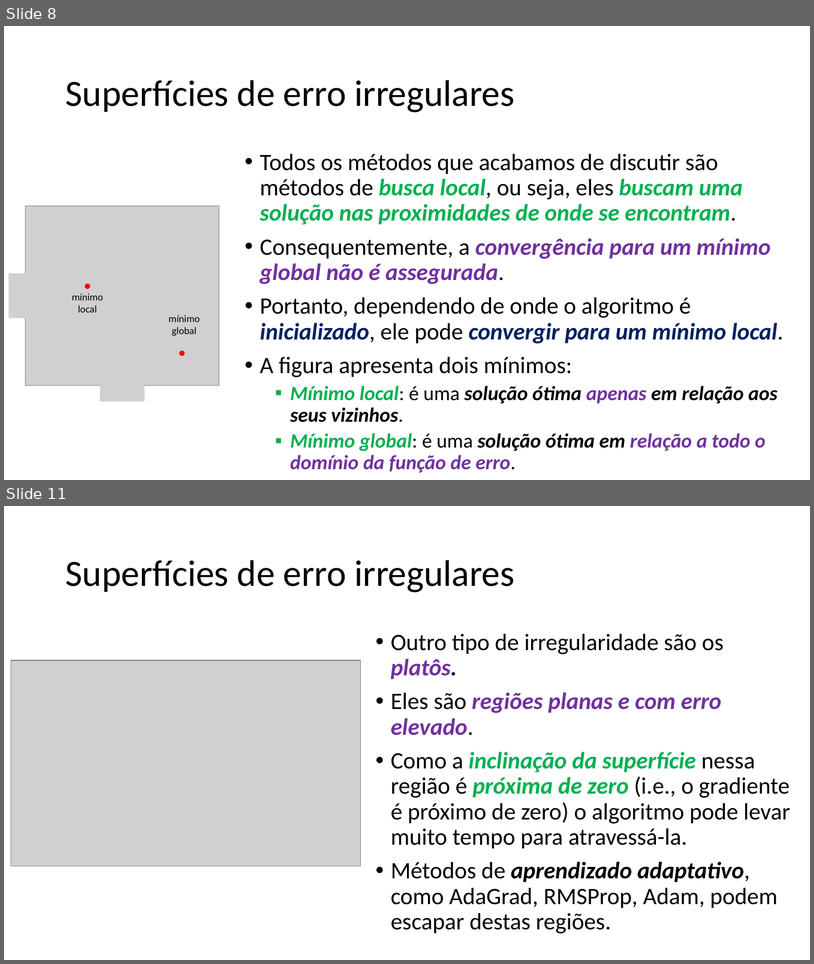
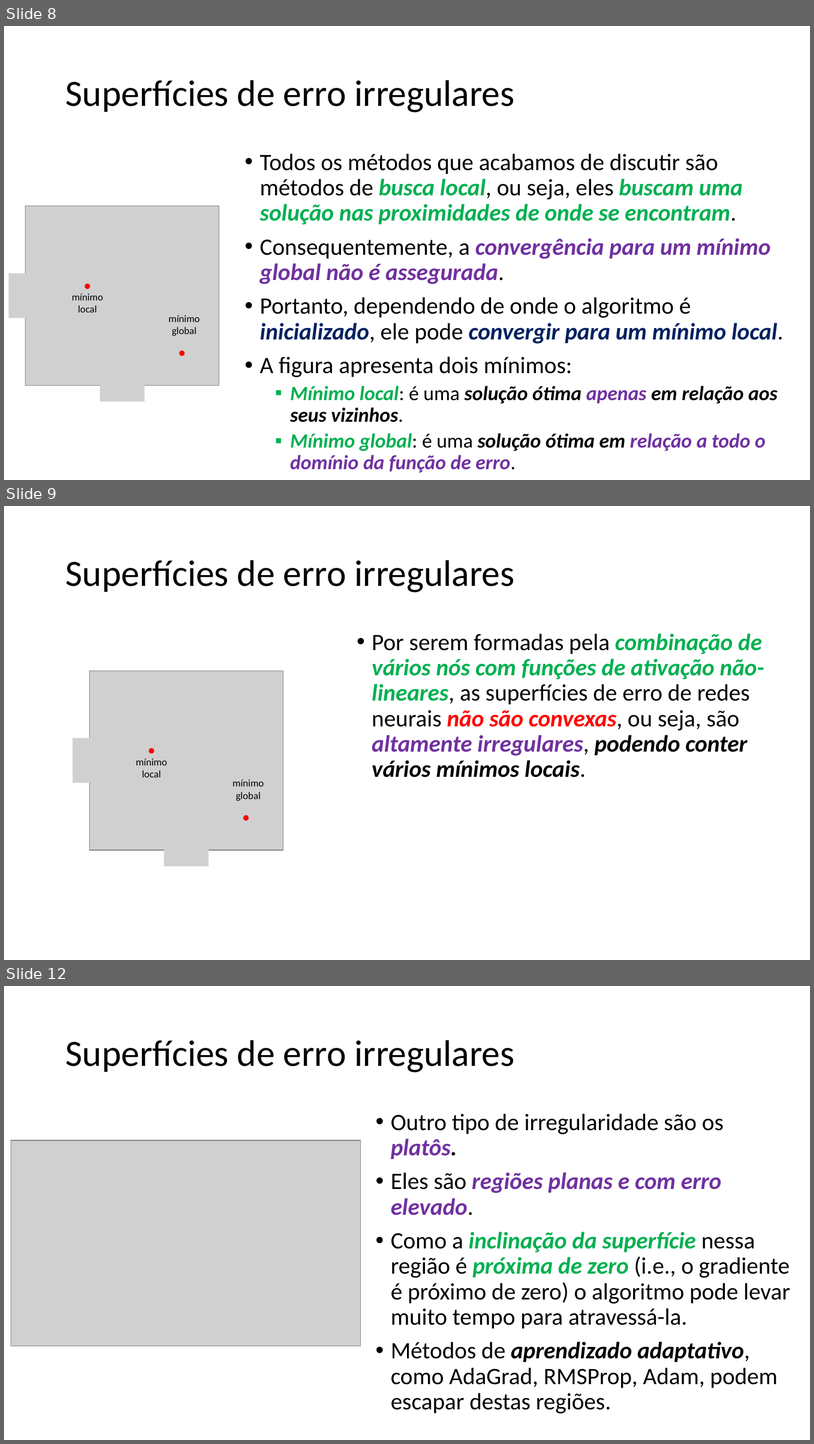
Before and after one commit to zz4fap/t320_aprendizado_de_maquina, a slide deck: slides/T320_Redes_Neurais_Artificiais (Parte III).pptx. Shown one above the other, each under a label of ours: slides 8 and 11 before the commit, slides 8, 9 and 12 after it; the slides between them are not shown. The pictures are 814x964 and 814x1444 pixels, drawn with LibreOffice and Linux fonts; fonts in the diff are those of the drawing; grey boxes stand for pictures. Boxes give left, top, right and bottom in pixels: in the first picture for what was removed or moved away, otherwise in the second. Text is boxed around its words. In the diff, an @@ line names an element or a change of style, - is before the commit and + after.

```diff
--- a/slides/T320_Redes_Neurais_Artificiais (Parte III).pptx
+++ b/slides/T320_Redes_Neurais_Artificiais (Parte III).pptx
@@ slide 9 added at (x1=4, y1=506, x2=810, y2=960), background #FFFFFF @@
@@ title added at (x1=65, y1=560, x2=515, y2=592), 44 pt, text #000000 @@
+Superfícies de erro irregulares
@@ text added at (x1=372, y1=633, x2=765, y2=777), 28 pt, text #000000, bold, italic @@
+• Por serem formadas pela combinação de vários nós com funções de ativação não-lineares, as superfícies de erro de redes neurais não são convexas, ou seja, são altamente irregulares, podendo conter vários mínimos locais.
@@ group added at (x1=72, y1=670, x2=283, y2=866): 3 pictures, 2 ellipses, 2 texts @@
+mínimo local
+mínimo global
@@ what was slide 11 is now slide 12 @@
```
Also in this commit, not shown: 5 slides changed, 1 other file.
